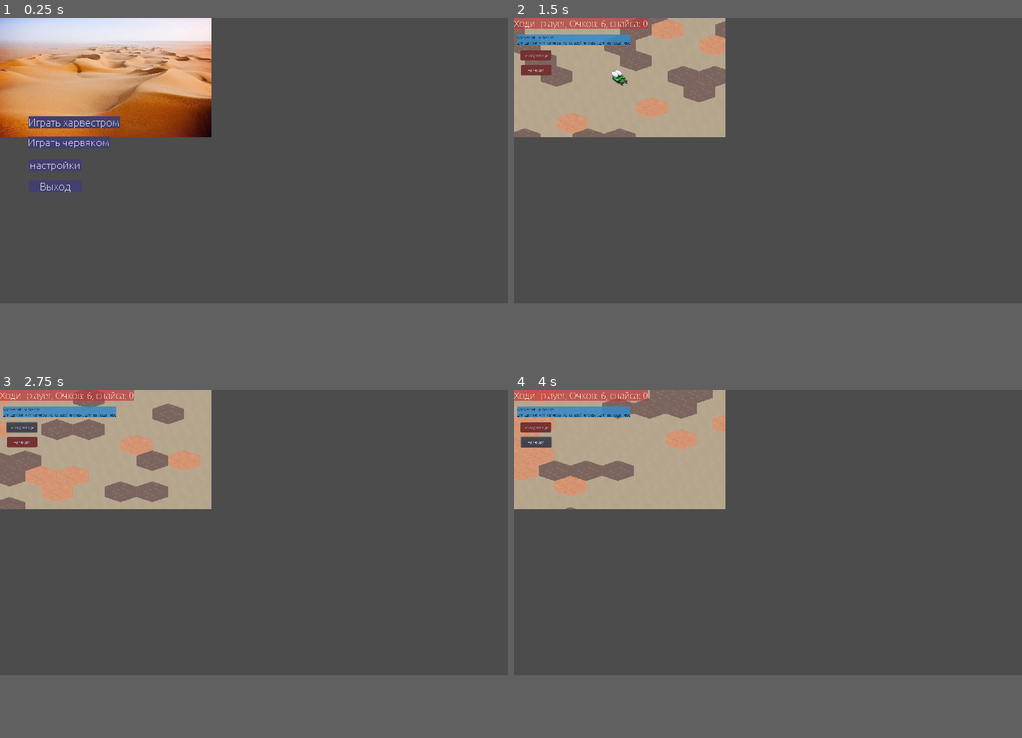
Above: before the commit, frames 1-4 (two rows, left to right).
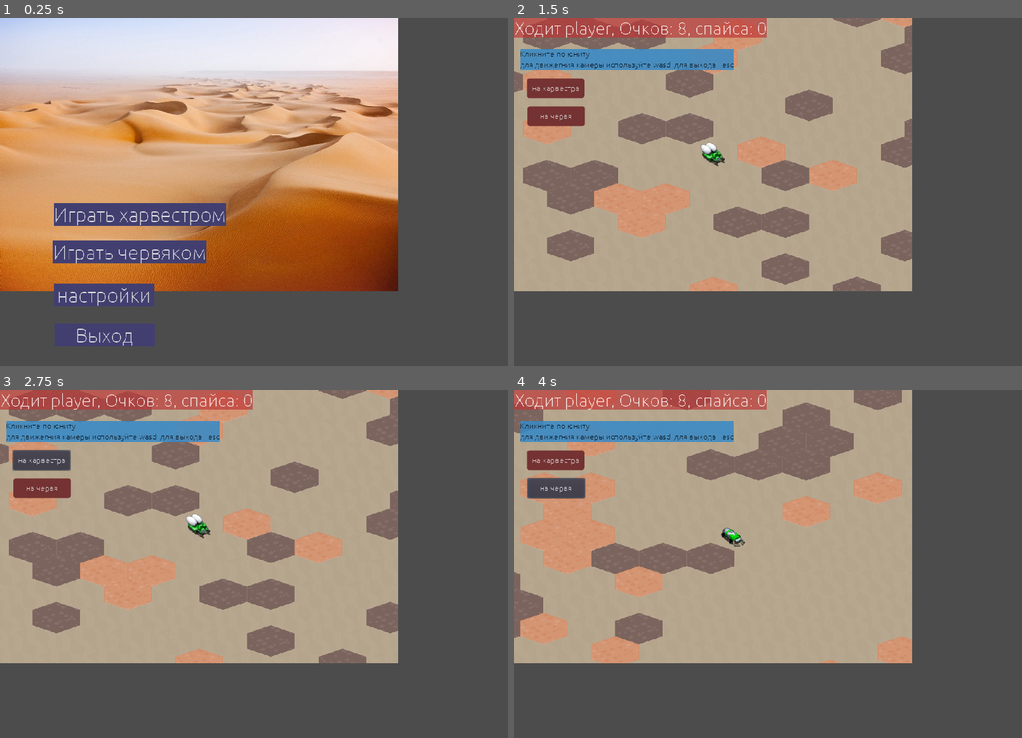
Above: after the commit, the same moments.

Repository: H360ru/araxxes
Game: Godot game, scene res://scenes/game.tscn
The game is run twice, just before and just after one commit, with the same random seed, the same clock (stepped at 60 frames per second) and the same inputs.
Inputs (mouse positions are in pixels of both pictures, inside the frame that each line leads up to):
- Up to frame 1 (0.25 s): no input
- Up to frame 2 (1.5 s): click "Играть харвестром" at 0.5 s; tap Enter at 1.25 s; move the mouse to (879, 146) at 1.27 s; hold Right from 1.28 s (still down); tap V at 1.35 s; click (879, 146) at 1.42 s
- Up to frame 3 (2.75 s): release Right at 2 s; click "на харвестра" at 2 s
- Up to frame 4 (4 s): move the mouse to (666, 546) at 2.77 s; hold Down 2.78-3.5 s; tap V at 2.85 s; click "на червя" at 3.5 s
In our replay, the window is 800x450 before the commit and 800x549 after it. These sizes can differ from the game's own. Grey fills any space a smaller window leaves; there, only what the larger window draws over its background counts as a difference.

The runs differ from the first frame. In frame 1, 61% of the frame differs, in the area x 0-79%, y 0-95%; in frame 2, 56%; in frame 3, 57%; in frame 4, 56%.

Commit message:
Moving cpu
Сделал передвижение за компьютера

Diff:
--- a/project.godot
+++ b/project.godot
@@ -215,15 +215,10 @@
 
 enable_audio_input=true
 
-[debug]
-
-settings/stdout/print_fps=true
-
 [display]
 
-window/size/width=1920
-window/size/height=1080
-window/size/fullscreen=true
+window/size/width=1020
+window/size/height=700
 window/stretch/mode="2d"
 window/stretch/aspect="keep"
 
--- a/scenes/map.tscn
+++ b/scenes/map.tscn
@@ -58,6 +58,6 @@
 [node name="Camera2D" type="Camera2D" parent="."]
 position = Vector2( 9018.29, 7178.63 )
 current = true
-zoom = Vector2( 16, 16 )
+zoom = Vector2( 20, 20 )
 
 [node name="units" type="Navigation2D" parent="."]
--- a/scripts/array_rect.gd
+++ b/scripts/array_rect.gd
@@ -8,23 +8,26 @@
 
 
 func setV(vec,val):
-	vec.x=vec.x as int
-	vec.y=vec.y as int
+	if vec.x>-1 && vec.y>-1:
+		vec.x=vec.x as int
+		vec.y=vec.y as int
 
-	var id=vec.x+(w*vec.y)
-	if id>=arr.size():
-		arr.resize(id+1)
+		var id=(vec.x+(w*vec.y)) as int
+		if id>=arr.size():
+			arr.resize(id+1)
 
-	arr[id]=val
+		arr[id]=val
 
 
 func getV(vec):
-	vec.x=vec.x as int
-	vec.y=vec.y as int
+	if vec.x>-1 && vec.y>-1:
+		vec.x=vec.x as int
+		vec.y=vec.y as int
 
-	var id=vec.x+(w*vec.y)
-	if id<arr.size():
-		return arr[id]
+		var id=vec.x+(w*vec.y)
+		id=id as int
+		if id>-1 && id<arr.size():
+			return arr[id]
 
 	pass
 
--- a/scripts/cpu.gd
+++ b/scripts/cpu.gd
@@ -21,7 +21,7 @@
 
 	#=============Управление игроком
 	if player!=null:
-		if game!=null && player!=null:
+		if game!=null:
 
 			if que!=null:
 				if que.isThisPlayPlayer(player):
@@ -32,12 +32,15 @@
 					var tileFrom=null
 					var tileTo=null
 
+					if unitMove==null:
 
-					if unitMove==null:
 						var unitsCpu=units.getUnitsPlayer(player,false,1)
 						if unitsCpu!=null && unitsCpu.size()>0:
+
 							var unitCpu=unitsCpu[0]
 
+
+							var unitPlayer=null
 
 							if unitCpu.name=="worm":
 								#============Играть за червя
@@ -45,16 +48,15 @@
 								var unitsPl=units.getUnitsOtherPlayer(player,1)
 								if unitsPl!=null && unitsPl.size()>0:
 									#Идем к этому юниту
-									var unitPlayer:Unit=unitsPl[0]
+									unitPlayer=unitsPl[0]
 
 									#=====Проложить маршрут к юниту игрока
 									tileFrom=unitCpu.getUnitTileCenter()
 									tileTo=unitPlayer.getUnitTileCenter()
 
-
-
 								else:
 									#нету4 юнитов противника
+
 									units.checkEndedAfterEnd(player)
 									pass
 
@@ -65,32 +67,26 @@
 								#поиск спайса
 								if unitMove==null:
 									var tileUnit=game.map.manMap.getCooTile(unitCpu.getCooUnitInMap())
-
 									if tileUnit!=null:
-
 										#====Взять спайс если на спайсе
 										if game.map.manMap.isTileSpice(tileUnit.x,tileUnit.y):
 											unitCpu.takeSpace()
-
 										#====поиск нового спайса
 										var tileSpice=game.map.manMap.searchTileSpice(tileUnit)
 
 										if tileSpice!=null:
 											#Идти к спайсу
-
 											var hoSteps=unitCpu.getStepsByPoint(player.points)
 											if hoSteps!=null:
 												if hoSteps[0]>0:
 
+													var route=unitCpu.navigator.buildRoute(unitCpu.getCooUnitInMap(),game.map.manMap.cooTileInPix(tileSpice),true,-1,true,unitCpu)
+													unitCpu.moveOnRoute(route,hoSteps[0],0)
+													#unitCpu.moveToTile(game.map.manMap.cooTileInPix(tileSpice),hoSteps[0])
 
-
-													#var route=unitCpu.navigator.buildRoute(unitCpu.getCooUnitInMap(),game.map.manMap.cooTileInPix(tileSpice),false,-1,true,unitCpu)
-													#unitCpu.moveOnRoute(route,hoSteps[0],0)
-													unitCpu.moveToTile(game.map.manMap.cooTileInPix(tileSpice),hoSteps[0])
 													player.minusPoints(hoSteps[1])
 
 													unitMove=unitCpu
-
 
 												else:
 													unitCpu.ended=true
@@ -112,39 +108,32 @@
 							#===============================Ходить если нужно
 							if tileFrom!=null && tileTo!=null:
 
-								var route=unitCpu.navigator.buildRoute(tileFrom,tileTo,false,-1,true,unitCpu)
+								var route=unitCpu.navigator.buildRoute(tileFrom,tileTo,false,-1,true,unitCpu,[unitPlayer])
 								if route!=null:
-
 									#========Проверка ограничений
-
 									if player.points>0:
-
 										#На скольок можно ходить
 										var hoSteps=unitCpu.getStepsByPoint(player.points)
-										if hoSteps!=null && hoSteps is Array && hoSteps.size()==2:
-
-											if hoSteps[0]>0:
-												#Можно ходить
-
-												if route.tiles.size()>1:
-													#передвигаемся
+										if hoSteps!=null && hoSteps[0]>0:
+											if route.tiles.size()>1:
+												#передвигаемсяprint("fewfwefg 4")
+												unitCpu.moveOnRoute(route,hoSteps[0],1)
+												#unitCpu.moveToTile(tileTo,-1)
+												player.minusPoints(hoSteps[1])
 
 
-													unitCpu.moveOnRoute(route,hoSteps[0],1)
+												unitMove=unitCpu
 
-													player.minusPoints(hoSteps[1])
+											else:
+												unitCpu.ended=true
+											pass
 
-													unitMove=unitCpu
-
-												else:
-													unitCpu.ended=true
-												pass
-
-
+									else:
+										#Нету очков, конец хода для юнита
+										unitCpu.ended=true
 								else:
-									#Нету очков, конец хода для юнита
+									#Невозможно посториить маршрут
 									unitCpu.ended=true
-
 						else:
 
 							#Уже нету юнитов для хода
--- a/scripts/game.gd
+++ b/scripts/game.gd
@@ -71,7 +71,6 @@
 
 	#=============
 
-	newGame()
 
 	pass
 
--- a/scripts/manager_map.gd
+++ b/scripts/manager_map.gd
@@ -69,7 +69,7 @@
 func getCooTile(point2d):
 	return tileMapGround.world_to_map(point2d)
 
-#Вернуть кординаты плитки в метрах
+#Вернуть кординаты плитки в пикселях
 func cooTileInPix(posTile:Vector2):
 	return tileMapGround.map_to_world(posTile)
 
@@ -106,18 +106,32 @@
 	pass
 
 
+
+#Разблокировать ранне заблокированную плитку этим юнитом
+func unBlockTile(unit):
+	if unit!=null:
+		if unit.blockTile!=null:
+			blockedTiles.unBlock(unit.blockTile,unit)
+	pass
+
+
 #заблокировать питку, где сейчас юнит
 func blockTile(unit):
+	#Разблокировать прежнюю
+	unBlockTile(unit)
+
+
+	#Блокировака новой
 	var tile=unit.getTileUnit()
+	unit.blockTile=tile
 	blockedTiles.block(tile,unit)
 	pass
 
 #Заблокирована ли плитка для юнита
-func isTileBlockForUnit(x,y,unit):
-
+func isTileBlockForUnit(x,y,unit,ignoreUnits):
 
 	if unit!=null:
-		if blockedTiles.isBlockTile(Vector2(x,y),unit):
+		if blockedTiles.isBlockTile(Vector2(x,y),unit,ignoreUnits):
 			return true
 
 	return false;
@@ -129,28 +143,40 @@
 	if startTile!=null && unit!=null:
 
 
-		var dir:Vector2=Vector2(0,1)
-		var i=0
+		var dir:Vector2=Vector2(0 as int,1 as int)
+		var i:int=0
 		var c:int=1
 		while true:
 
-			if isTileBlock(startTile.x,startTile.y):
-
-				startTile+=dir*c
-
-
-				var x=dir.x
-				dir.x=-dir.y
-				dir.y=x
-
-				i+=1
-				if i%2==0:
-					c+=1
-				if i>1000:
+			var checkTile=startTile
+			var ch=0
+			while true:
+
+				if !isTileBlock(startTile.x,startTile.y):
+					return checkTile
+
+				checkTile+=dir
+				ch+=1
+				if ch>=c:
+					startTile=checkTile
 					break
-			else:
-				return startTile;
+
+			i+=1
+			if i==2:
+				i=0
+				c+=1
+
+			var x=dir.x
+			dir.x=-dir.y
+			dir.y=x
+
+
+			if c>1000:
+				break
+
+
 			pass
+
 
 
 	pass
@@ -161,27 +187,80 @@
 func searchTileSpice(startTile:Vector2):
 	if startTile!=null:
 
-		var dir:Vector2=Vector2(0,1)
-		var i=0
+
+		var dir:Vector2=Vector2(0 as int,1 as int)
+		var i:int=0
 		var c:int=1
 		while true:
 
-			if !isTileSpice(startTile.x,startTile.y):
-
-				startTile+=dir*c
-
-				dir=dir.rotated(PI/2)
-
-				dir.x=dir.x as int
-				dir.y=dir.y as int
-
-				i+=1
-				if i%2==0:
-					c+=1
-				if i>10000:
+			var checkTile=startTile
+			var ch=0
+			while true:
+
+				if isTileSpice(checkTile.x,checkTile.y):
+					return checkTile
+
+				checkTile+=dir
+				ch+=1
+				if ch>=c:
+					startTile=checkTile
 					break
-			else:
-				return startTile;
+
+			i+=1
+			if i==2:
+				i=0
+				c+=1
+
+			var x=dir.x
+			dir.x=-dir.y
+			dir.y=x
+
+
+			if c>1000:
+				break
+
+
+			pass
+
+	pass
+
+func testTiles(startTile:Vector2):
+	if startTile!=null:
+
+		var dir:Vector2=Vector2(0 as int,1 as int)
+		var i:int=0
+		var c:int=1
+		while true:
+
+			var checkTile=startTile
+			var ch=0
+			while true:
+
+				if true:
+					tileMapGround.set_cell(checkTile.x as int,checkTile.y as int,-1)
+
+				else:
+					return checkTile;
+				checkTile+=dir
+				ch+=1
+				if ch>=c:
+					startTile=checkTile
+					break
+
+			i+=1
+			if i==2:
+				i=0
+				c+=1
+
+			var x=dir.x
+			dir.x=-dir.y
+			dir.y=x
+
+
+			if c>1000:
+				break
+
+
 			pass
 
 	pass
--- a/scripts/map_game.gd
+++ b/scripts/map_game.gd
@@ -81,14 +81,11 @@
 
 	#=======Выставить рандомно игроков
 
+
 	var playHwo=["player","cpu"]
 
 	var harv=addUnit(Vector2(5,5),"harvestr",game.players.getPlayerByName(playHwo[(game.whoToPlay%2)]))
 	var worm=addUnit(Vector2(6,5),"worm",game.players.getPlayerByName(playHwo[(game.whoToPlay+1)%2]))
-
-
-	manMap.blockTile(harv)
-	manMap.blockTile(worm)
 
 
 	#=====Устнаовка накарту
@@ -156,11 +153,15 @@
 		unitsNode.add_child(unitNode)
 		var unitSprite=unitNode.get_child(0)
 
+
+
 		var unit=units.addUnit(unitSprite,name)
 
 		unit.player=forPlayer
 
 		unit.setInTile(tileid.x,tileid.y)
+
+		units.onUnitMoveStop(unit)
 
 		return unit
 
--- a/scripts/navigator.gd
+++ b/scripts/navigator.gd
@@ -4,12 +4,14 @@
 
 #Для какого юнита проверяется маршрут
 var checkUnit
+var ignoreTo;
+var ignoreUnits
 
 #построить маршрут Route, или вернет null, если этого сделать невозможно
 #limitStep - Использовать для получения карты возможности движения или атака к примеру
 #ignoreTo - если не интересует конечная плитка какая она
 #unit - для какого юнита строить маршрут
-func buildRoute(from:Vector2,to:Vector2,checkBlock,limitStep=-1,ignoreTo=false,unit=null):
+func buildRoute(from:Vector2,to:Vector2,checkBlock,limitStep=-1,ignoreTo=false,unit=null,ignoreUnits=null):
 
 	var manmap:ManagerMap=game.map.manMap
 
@@ -20,16 +22,15 @@
 	var cellTo=manmap.tileMapGround.get_cell(tileTo.x,tileTo.y)
 
 	checkUnit=unit
-
+	self.ignoreTo=ignoreTo
+	self.ignoreUnits=ignoreUnits
 
 	if cellFrom!=-1 && (cellTo!=-1 || ignoreTo):
 
 
 		#====Проверка блокировки для юнита
-		var checkUnit
-#
-
-		var isBlock=manmap.isTileBlockForUnit(tileTo.x,tileTo.y,unit)
+
+		var isBlock=manmap.isTileBlockForUnit(tileTo.x,tileTo.y,unit,ignoreUnits)
 		if isBlock==false:
 			isBlock=manmap.isTileBlock(tileTo.x,tileTo.y)
 
@@ -63,7 +64,7 @@
 					route.build(tileStart,chTile)
 					route.arrTiles=tilesCheked
 					route.arrTilesLimit=indexArrayCheck
-
+					checkUnit=null
 					return route
 
 				#Получаем соседние плитки
@@ -162,6 +163,8 @@
 		#Не возможно посторить маршрут, нету плиток
 		pass
 
+	checkUnit=null
+
 	pass
 
 
@@ -189,7 +192,7 @@
 
 #Можно ли быть на плитке
 func checkTile(x,y):
-	if game.map.manMap.tileMapGround.get_cell(x,y)!=-1 && game.map.manMap.isTileBlock(x,y)==false && game.map.manMap.isTileBlockForUnit(x,y,checkUnit)==false:
+	if game.map.manMap.tileMapGround.get_cell(x,y)!=-1 && game.map.manMap.isTileBlock(x,y)==false && (game.map.manMap.isTileBlockForUnit(x,y,checkUnit,ignoreUnits)==false):
 		return true
 	return false;
 
--- a/scripts/setting.gd
+++ b/scripts/setting.gd
@@ -8,7 +8,7 @@
 var key_down=KEY_S;
 
 #Скорость движения
-var speed=1;
+var speed=5;
 
 
 
--- a/scripts/tile_block.gd
+++ b/scripts/tile_block.gd
@@ -10,10 +10,21 @@
 #Кем заблокирована плитка, в массиве обїекті Unit
 var units:Array=[]
 
+
 #Заблокирвоана ли плитка для юнита
-func isBlockForUnit(unit):
-	if (units.find(unit)==-1 && units.size()>0) || (units.find(unit)!=-1 && units.size()>1):
-		return true
+#ignoreUnits - юниты которых не нужно учитывать
+func isBlockForUnit(unit,ignoreUnits):
+
+	if ignoreUnits==null:
+
+		var exist=units.find(unit)
+		if (exist==-1 && units.size()>0) || (exist!=-1 && units.size()>1):
+			return true
+	else:
+
+		for unitcheck in units:
+			if unitcheck!=unit && ignoreUnits.find(unitcheck)==-1:
+				return true
 	return false
 	pass
 
--- a/scripts/tile_blocks.gd
+++ b/scripts/tile_blocks.gd
@@ -7,10 +7,10 @@
 var tiles:ArrayRect
 
 #заблокирована ли плитка для юнита
-func isBlockTile(vecint,unit):
+func isBlockTile(vecint,unit,ignoreUnits):
 	var tileB:TileBlock=tiles.getV(vecint)
 	if tileB!=null:
-		return tileB.isBlockForUnit(unit)
+		return tileB.isBlockForUnit(unit,ignoreUnits)
 
 	return false
 	pass
@@ -19,25 +19,26 @@
 
 #Заблокировать плитку юнитом vecint - Vector2
 func block(vecint,unit):
-	if vecint!=null:
+	if vecint!=null && unit!=null:
 		var tileB:TileBlock=tiles.getV(vecint)
 		if tileB==null:
 			tileB=TileBlock.new(vecint)
-		if unit!=null:
-			tileB.addUnit(unit)
 
+
+		tileB.addUnit(unit)
 
 		tiles.setV(vecint,tileB)
 
 	pass
 
+
 #разблокировать плитку
 func unBlock(vecint,unit):
 
 	var tileB:TileBlock=tiles.getV(vecint)
-	tileB.removeUnit(unit)
-	if tileB.units.size()==0:
-		tiles.setV(vecint,null)
+	if tileB!=null:
+		tileB.removeUnit(unit)
+		tiles.setV(vecint,tileB)
 
 	pass
 
--- a/scripts/unit.gd
+++ b/scripts/unit.gd
@@ -63,6 +63,9 @@
 #Можно ли двигаться при клике
 var canMove=false
 
+#Заблокированная плитка
+var blockTile:Vector2
+
 
 
 
@@ -76,7 +79,7 @@
 func isTakeSpace():
 	var tile=getTileUnit()
 	if tile!=null:
-		if game.map.manMap.isTileSpice(tile.x,tile.y):
+		if game.map.manMap.isTileSpice(tile.x as int,tile.y as int):
 			if player.points>=pointSpice:
 				return true
 	return false
@@ -126,7 +129,7 @@
 		if hoSteps!=null:
 			if hoSteps[0]<4:
 				hoSteps[0]+=1
-			routeSelectMove=getTilesMap(hoSteps[0])
+			routeSelectMove=getTilesMap(hoSteps[0],self)
 			game.map.manMap.setTileSelect(routeSelectMove,Tile.tile_select_move)
 
 			pass
@@ -200,11 +203,11 @@
 
 
 #Вернуть плитки дял атаки или передвижения
-func getTilesMap(limitStep):
+func getTilesMap(limitStep,unit):
 
 	var cooPam=getUnitTileCenter()
 
-	var route:Route=self.navigator.buildRoute(cooPam,cooPam+Vector2(99999,99999),false,limitStep,true);
+	var route:Route=self.navigator.buildRoute(cooPam,cooPam+Vector2(99999,99999),true,limitStep,true,unit);
 	return route;
 
 	pass
@@ -230,13 +233,11 @@
 func moveToTile(vec2d,limitsStep):
 
 	if navigator!=null:
-#
+
 		#uMove.pos=game.map.di.pixToM(vec2d);
 
 		var cooPam=getUnitTileCenter()
-
-
-		var route:Route=self.navigator.buildRoute(cooPam,vec2d,false,limitsStep,false,self);
+		var route:Route=self.navigator.buildRoute(cooPam,vec2d,true,limitsStep,false,self);
 		moveOnRoute(route,limitsStep,0)
 		pass
 	pass
@@ -264,6 +265,7 @@
 
 		self.route=route
 
+		print("set points "+pointsMap.size() as String)
 		self.uMove.setMovePoints(pointsMap)
 	pass
 
@@ -278,6 +280,7 @@
 
 	if uMove!=null:
 		uMove.run(delta)
+
 
 		#Определение кадра юнита
 		node.frame=getFrame()
@@ -285,6 +288,7 @@
 		#позицуия бнгита на карте
 		var pixpos=getCooUnitInMap()
 		node.transform.origin=pixpos
+
 
 		#Определить на какой плитке юнит
 		var tile=manMap.getCooTile(pixpos)
--- a/scripts/unit_move.gd
+++ b/scripts/unit_move.gd
@@ -7,7 +7,8 @@
 signal onUnitMoveStart(unitMove)
 #Вызываетсяпри начале окончания движения
 signal onUnitMoveFinished(unitMove)
-
+#когда юнит останавливается
+signal onUnitMoveStop(unitMove)
 
 var unit
 #направление юнита
@@ -30,6 +31,8 @@
 
 #Двигается ли юнит к точке
 var end=true;
+#Остановился ли юнит полностью
+var stopped=true
 
 
 #Устновить точки для передвижения
@@ -89,8 +92,17 @@
 	else:
 		speed.move=false
 
+	var moveadd=direction.normalized()*speed.thisSpeed
+	pos+=moveadd
 
-	pos+=direction.normalized()*speed.thisSpeed
+	#=====Остановка
+	if moveadd.length()<0.01:
+		if stopped==false:
+			emit_signal("onUnitMoveStop",self.unit)
+		stopped=true
+	else:
+		stopped=false
+
 	pass
 
 func run(delta):
@@ -102,7 +114,6 @@
 
 
 
-
 	pass
 
 func _init(game,unit).(game):
--- a/scripts/units.gd
+++ b/scripts/units.gd
@@ -108,6 +108,8 @@
 
 #Добавить юнит по ноду
 func addUnit(node,name):
+
+
 	var un=Unit.new(game,node,name)
 	arrUnits.push_back(un)
 
@@ -125,6 +127,8 @@
 
 	un.uMove.connect("onUnitMoveStart",self,"onUnitMoveStart")
 	un.uMove.connect("onUnitMoveFinished",self,"onUnitMoveFinished")
+	un.uMove.connect("onUnitMoveStop",self,"onUnitMoveStop")
+
 	return un
 	pass
 
@@ -136,6 +140,12 @@
 
 	pass
 
+
+func onUnitMoveStop(unit):
+	#Бллокировака кетки
+	game.map.manMap.blockTile(unit)
+
+	pass
 
 #Вызывается при начале окончания движения
 func onUnitMoveFinished(unit):
@@ -144,8 +154,7 @@
 		if idU!=-1:
 			unitsMove.remove(idU)
 
-	#===Бллокировака кетки
-	game.map.manMap.blockTile(unit)
+	print("unit finished: "+unit.name)
 
 
 	game.map.manMap.clearSelect()
@@ -168,6 +177,7 @@
 			var par=unit.node.get_parent()
 			if par!=null:
 				par.remove_child(unit.node)
+	arrUnits=[]
 
 
 #Вызывается при клике по карте
@@ -195,7 +205,6 @@
 			#на выделенной плитке ли кликнули
 			var routeSelect=unit.routeSelectMove
 			if routeSelect!=null:
-
 
 				var hoSteps=unit.hoSteps
 
